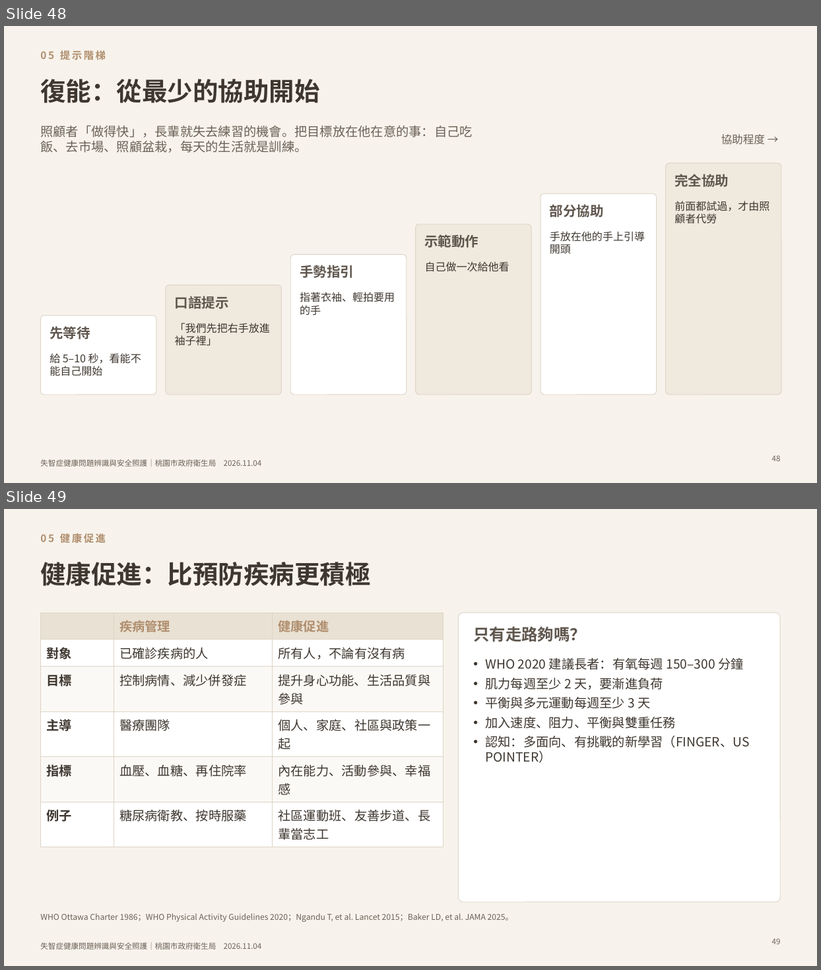
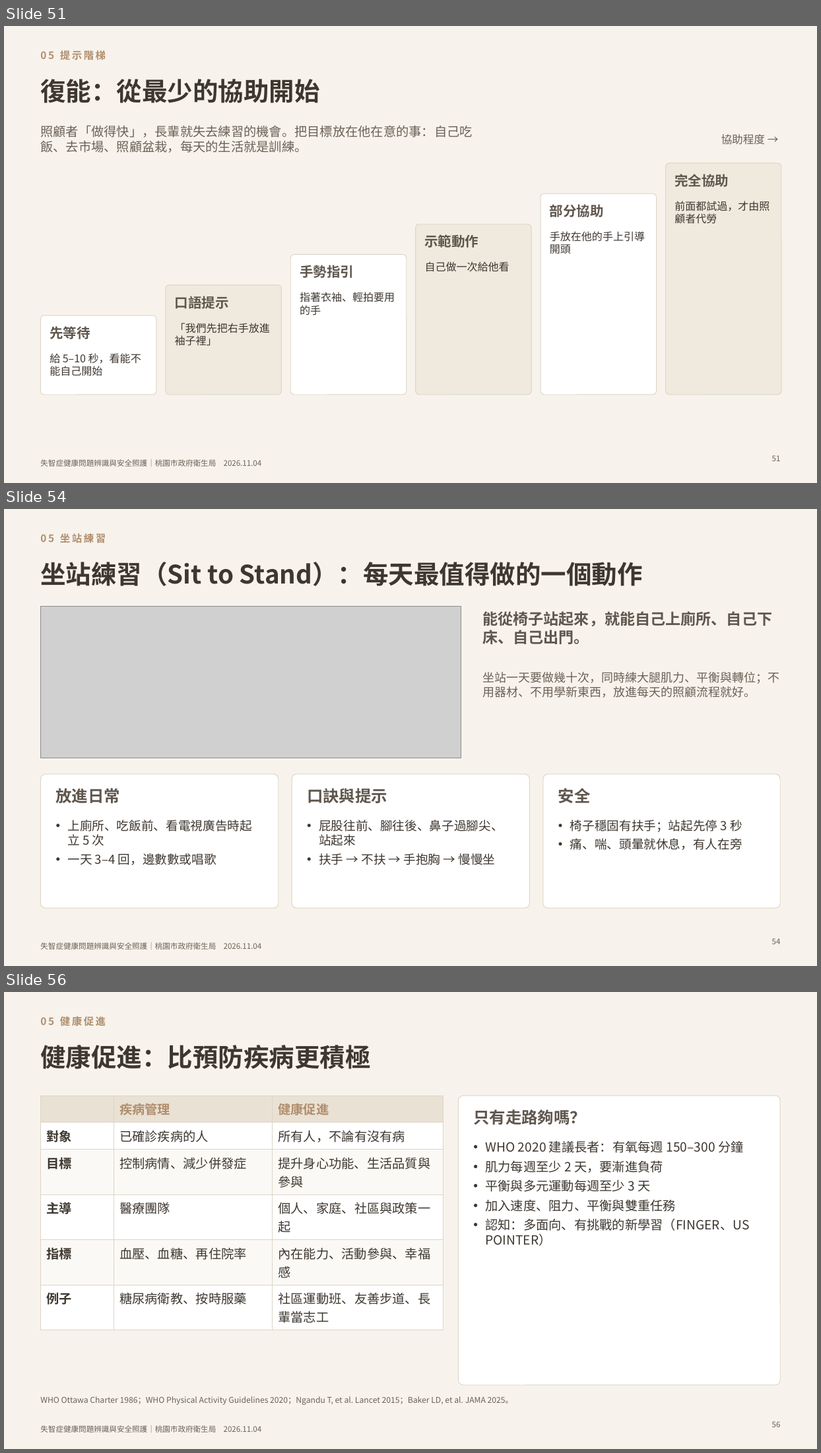
Before and after one commit to mattsue1003/taoyuan-dementia-safe-care, a slide deck: 簡報/失智症健康問題辨識與安全照護.pptx. Shown one above the other, each under a label of ours: slides 48 and 49 before the commit, slides 51, 54 and 56 after it; the slides between them are not shown. The pictures are 821x970 and 821x1453 pixels, drawn with LibreOffice and Linux fonts; fonts in the diff are those of the drawing; grey boxes stand for pictures. Boxes give left, top, right and bottom in pixels: in the first picture for what was removed or moved away, otherwise in the second. Text is boxed around its words. In the diff, an @@ line names an element or a change of style, - is before the commit and + after.

```diff
--- a/簡報/失智症健康問題辨識與安全照護.pptx
+++ b/簡報/失智症健康問題辨識與安全照護.pptx
@@ slide 54 added at (x1=4, y1=509, x2=817, y2=966), background #F7F3EC; not listed: 1 template element that a slide beside it also shows @@
@@ text added at (x1=40, y1=533, x2=106, y2=543), 12 pt, text #B08E6E, bold @@
+05 坐站練習
@@ title added at (x1=40, y1=562, x2=643, y2=586), 30 pt, text #3E3730, bold @@
+坐站練習（Sit to Stand）：每天最值得做的一個動作
@@ picture added at (x1=40, y1=607, x2=461, y2=758) @@
@@ text added at (x1=482, y1=611, x2=772, y2=644), 18 pt, text #5F564D, bold @@
+能從椅子站起來，就能自己上廁所、自己下床、自己出門。
@@ text added at (x1=482, y1=672, x2=780, y2=698), 14 pt, text #6B6157 @@
+坐站一天要做幾十次，同時練大腿肌力、平衡與轉位；不用器材、不用學新東西，放進每天的照顧流程就好。
@@ rounded rectangle added at (x1=40, y1=774, x2=279, y2=908), fill #FFFFFF, outline #DDD4C6 0.75 pt @@
@@ rounded rectangle added at (x1=292, y1=774, x2=530, y2=908), fill #FFFFFF, outline #DDD4C6 0.75 pt @@
@@ rounded rectangle added at (x1=543, y1=774, x2=781, y2=908), fill #FFFFFF, outline #DDD4C6 0.75 pt @@
@@ text added at (x1=56, y1=788, x2=120, y2=803), 19 pt, text #5F564D, bold @@
+放進日常
@@ text added at (x1=307, y1=788, x2=387, y2=803), 19 pt, text #5F564D, bold @@
+口訣與提示
@@ text added at (x1=558, y1=788, x2=591, y2=803), 19 pt, text #5F564D, bold @@
+安全
@@ text added at (x1=67, y1=820, x2=252, y2=865), 14.5 pt, text #3E3730 @@
+• 上廁所、吃飯前、看電視廣告時起立 5 次
+• 一天 3–4 回，邊數數或唱歌
@@ text added at (x1=319, y1=820, x2=503, y2=865), 14.5 pt, text #3E3730 @@
+• 屁股往前、腳往後、鼻子過腳尖、站起來
+• 扶手 → 不扶 → 手抱胸 → 慢慢坐
@@ text added at (x1=570, y1=820, x2=743, y2=850), 14.5 pt, text #3E3730 @@
+• 椅子穩固有扶手；站起先停 3 秒
+• 痛、喘、頭暈就休息，有人在旁
@@ page number added at (x1=772, y1=939, x2=781, y2=945), 9 pt, text #6B6157 @@
+54
@@ what was slide 48 is now slide 51 @@
@@ page number at (x1=772, y1=456, x2=781, y2=462): text changed @@
-48
+51
@@ what was slide 49 is now slide 56 @@
@@ page number at (x1=772, y1=1422, x2=781, y2=1428): text changed @@
-49
+56
```
Also in this commit, not shown: 2 slides changed, 6 other slides added, 1 other file.
